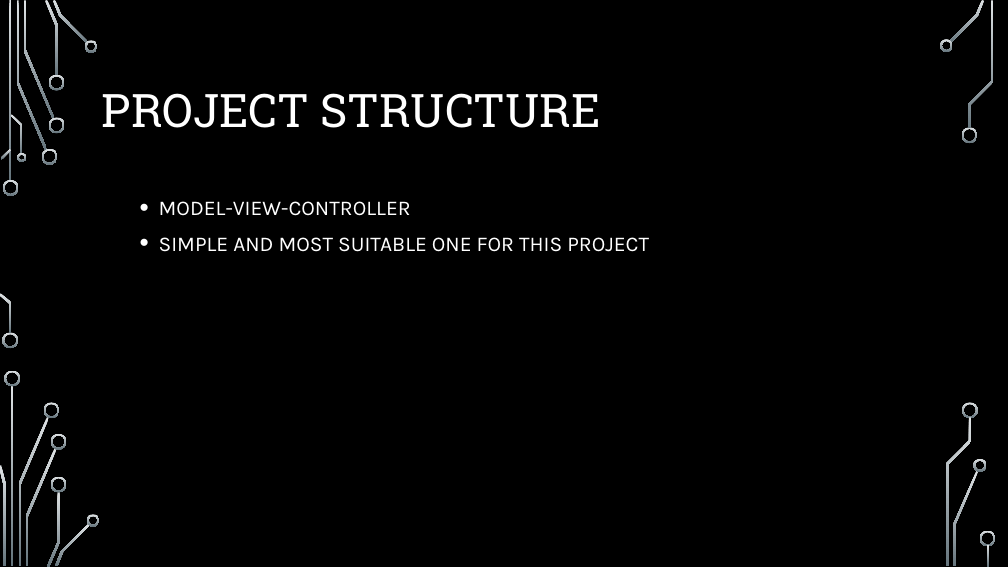
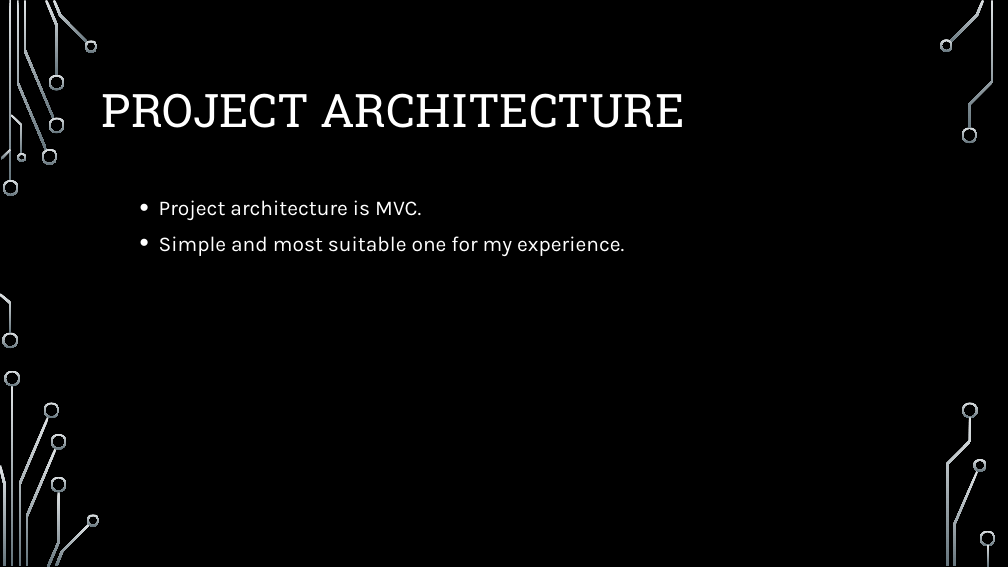
Before and after one commit to kaanyillmazz/SDP-MVC-Calculator, a slide deck: slide 3 of Scientific calculator.pptx (slide 5 before the commit). Drawn at 1008x567 pixels with LibreOffice and Linux fonts; fonts in the diff are those of the drawing; background and template pictures are left out. Boxes give left, top, right and bottom in pixels: in the first picture for what was removed or moved away, otherwise in the second. Text is boxed around its words. In the diff, an @@ line names an element or a change of style, - is before the commit and + after.

```diff
--- a/Scientific calculator.pptx
+++ b/Scientific calculator.pptx
@@ title at (x1=102, y1=93, x2=684, y2=128): text changed @@
-PROJECT STRUCTURE
+PROJECT ARCHITECTURE
@@ text at (x1=159, y1=200, x2=624, y2=256): text changed @@
-  • MODEL-VIEW-CONTROLLER
-  • SIMPLE AND MOST SUITABLE ONE FOR THIS PROJECT
+  • Project architecture is MVC.
+  • Simple and most suitable one for my experience.
```
Also in this commit, not shown: 5 other slides changed, 7 slides added, 25 slides removed, 8 other files.
